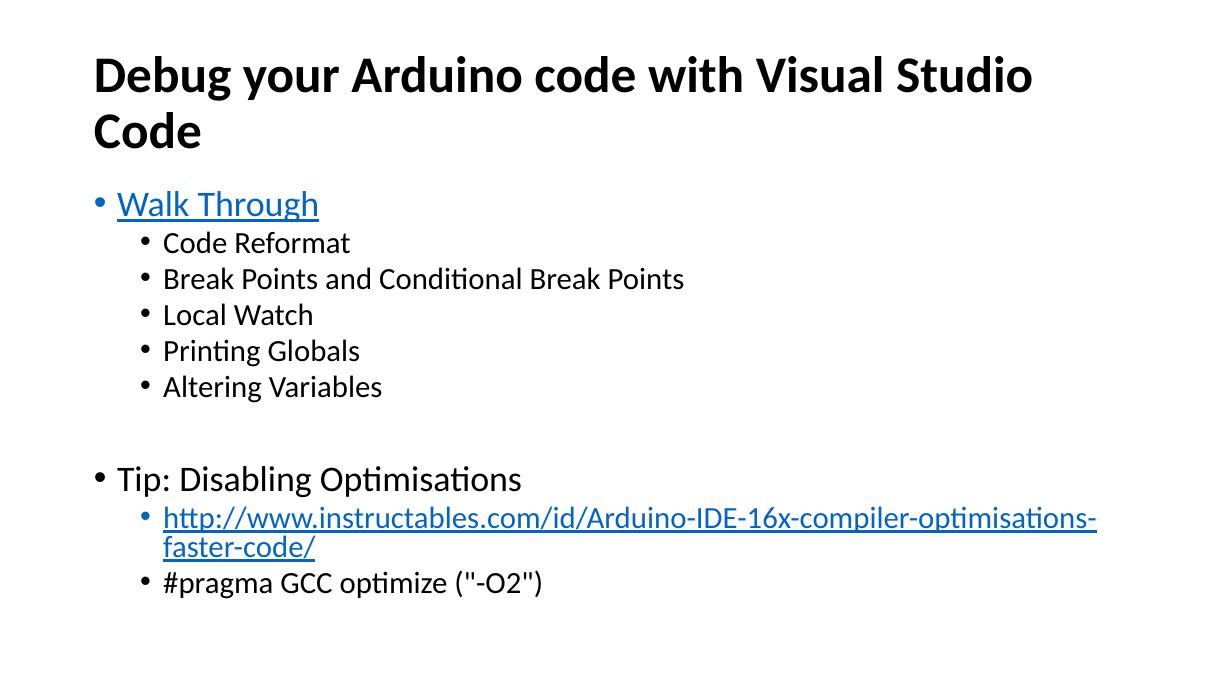
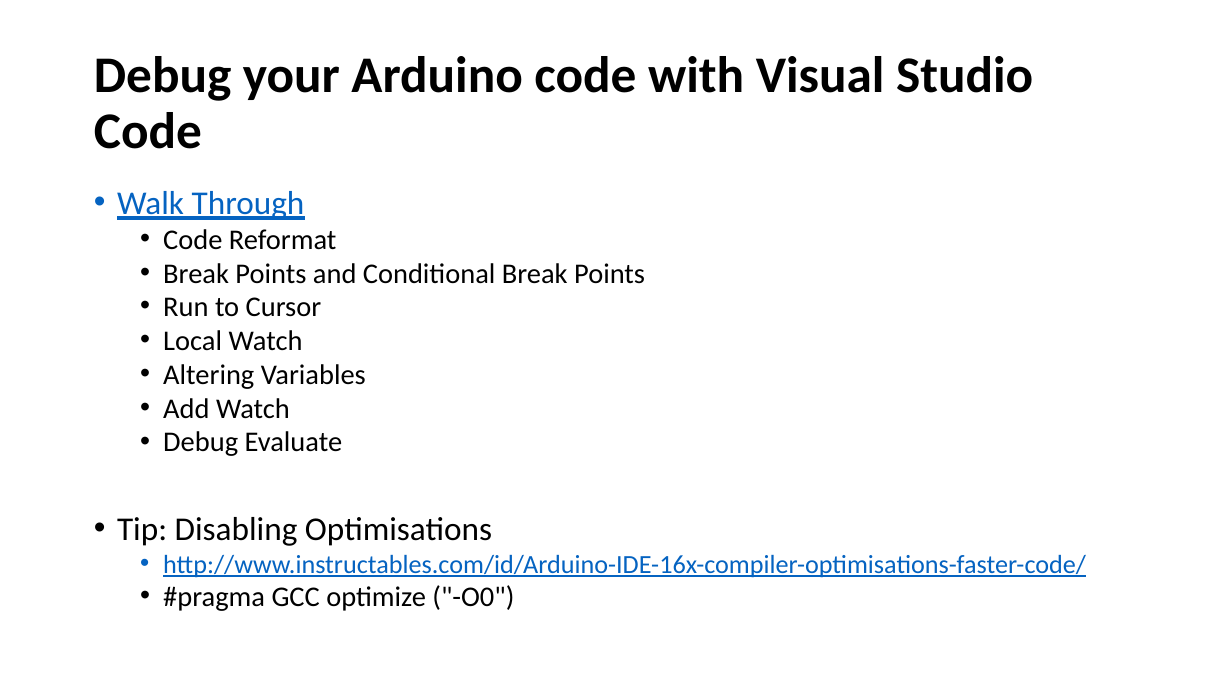
Before and after one commit to gloveboxes/DebuggingArduino, a slide deck: slide 7 of Debugging Arduino Projects.pptx. Drawn at 1232x693 pixels with LibreOffice and Linux fonts; fonts in the diff are those of the drawing. Boxes give left, top, right and bottom in pixels: in the first picture for what was removed or moved away, otherwise in the second. Text is boxed around its words. In the diff, an @@ line names an element or a change of style, - is before the commit and + after.

```diff
--- a/Debugging Arduino Projects.pptx
+++ b/Debugging Arduino Projects.pptx
@@ text at (117,191,1086,578): size 28 to 25.9 pt in "Walk Through", "Tip: Disabling Optimisations"; size 24 to 22.2 pt in "Code Reformat", "Break Points and Conditional Break Points", "Local Watch", "Altering Variables"; size 24 to 20.4 pt in "http://www.instructables.com/id/Arduino-IDE-16x-compiler-opt ..." @@
@@ text at (163,297,322,317): paragraph added @@
+  • Run to Cursor
@@ text at (163,339,361,367): paragraph removed @@
-  • Printing Globals
@@ text at (163,398,343,456): paragraphs added @@
+  • Add Watch
+  • Debug Evaluate
@@ text at (163,585,514,611): text changed; size 24 to 22.2 pt @@
-  • #pragma GCC optimize ("-O2")
+  • #pragma GCC optimize ("-O0")
```
Also in this commit, not shown: 2 other files.
